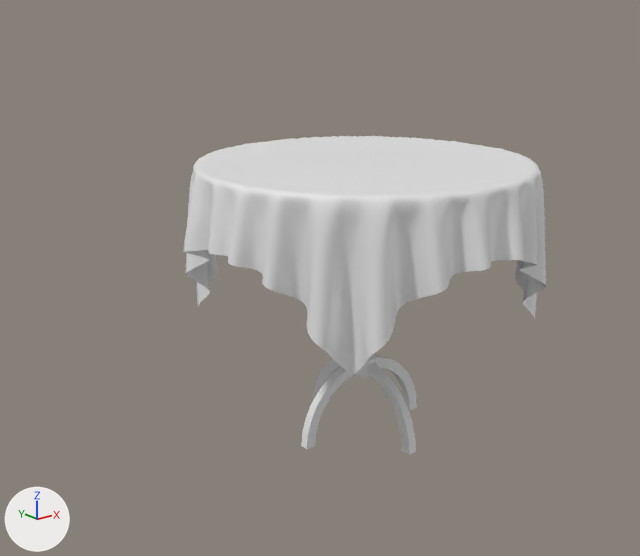
A saved change to the FBX model Assets/Art/Mesh/Table.fbx.
Rendered twice from a camera (50 mm lens) standing at (-1.509, -1.699, 1.146) and looking at (-0.117, 0.042, 0.449). Arrows for +X, +Y and +Z are at lower left; the lights stay in place. Where no turn or scale is listed for an object, it has been applied to the vertices.

Script lines for the objects in view, before the commit:
```python
me_circle_001 = bpy.data.meshes.new('Circle.001')
me_circle_001.from_pydata(...)  # 296 vertices, 262 faces; spans x -0.205..0.205, y -0.205..0.205, z 0.0..0.703
me_plane_003 = bpy.data.meshes.new('Plane.003')
me_plane_003.from_pydata(...)  # 10404 vertices, 10201 faces; spans x -0.464..0.485, y -0.472..0.478, z -0.424..-0.002
ob_cloth = bpy.data.objects.new('Cloth', me_plane_003)
ob_cloth.location = (-0.008, -0.005, 0.757)
ob_tableleg = bpy.data.objects.new('TableLeg', me_circle_001)
ob_tableleg.location = (0.0, 0.0, 0.0)
```
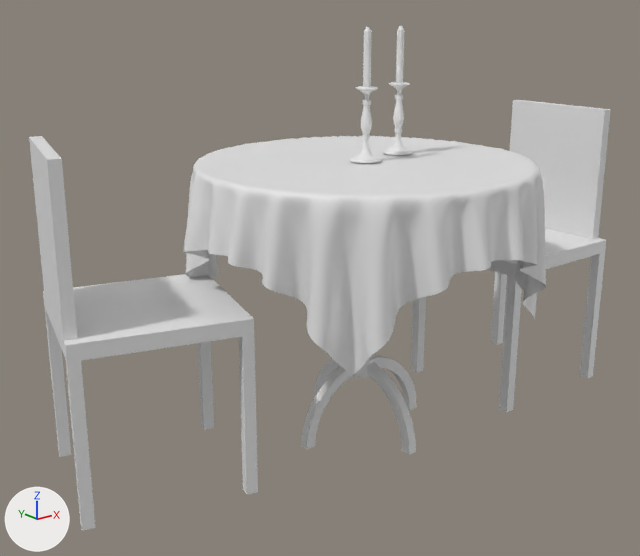
Edits to the bpy script that builds the scene:
```text
Add me_cylinder_001:
    me_cylinder_001.from_pydata(...)  # 384 vertices, 354 faces; spans x -0.0096..0.0096, y -0.0096..0.0096, z 0.1345..0.2812
Add me_cylinder_012:
    me_cylinder_012.from_pydata(...)  # 2018 vertices, 2016 faces; spans x -0.041..0.041, y -0.041..0.041, z 0.001..0.186
Add me_cube_004:
    me_cube_004.from_pydata(...)  # 52 vertices, 50 faces; spans x -0.21..0.21, y -0.2..0.2, z -0.462..0.378
Add me_cube_005:
    me_cube_005.from_pydata(...)  # 52 vertices, 50 faces; spans x -0.256..0.256, y -0.249..0.249, z -0.462..0.378
Add ob_candle:
    ob_candle = bpy.data.objects.new('Candle', me_cylinder_001)
    ob_candle.location = (0.0, 0.0, 0.802)
Add ob_candlestand_001:
    ob_candlestand_001 = bpy.data.objects.new('CandleStand.001', me_cylinder_012)
    ob_candlestand_001.location = (0.149, 0.039, 0.753)
Add ob_cube_003:
    ob_cube_003 = bpy.data.objects.new('Cube.003', me_cube_004)
    ob_cube_003.location = (0.596, 0.0, 0.462)
Add ob_candle_001:
    ob_candle_001 = bpy.data.objects.new('Candle.001', me_cylinder_001.copy())
    ob_candle_001.location = (0.149, 0.039, 0.802)
Add ob_candlestand:
    ob_candlestand = bpy.data.objects.new('CandleStand', me_cylinder_012.copy())
    ob_candlestand.location = (0.0, 0.0, 0.753)
Add ob_cube_004:
    ob_cube_004 = bpy.data.objects.new('Cube.004', me_cube_005)
    ob_cube_004.location = (-0.58, 0.14, 0.462)
```

Pixel boxes (x1, y1, x2, y2) of what changed, in the pictures (640 x 556 px):
'Cube.004', added: after (29, 136, 258, 531)
'Cube.003', added: after (411, 100, 611, 412)
'CandleStand', added: after (350, 86, 382, 163)
'CandleStand.001', added: after (383, 82, 413, 155)
'Candle', added: after (363, 27, 372, 87)
'Candle.001', added: after (396, 26, 404, 83)
